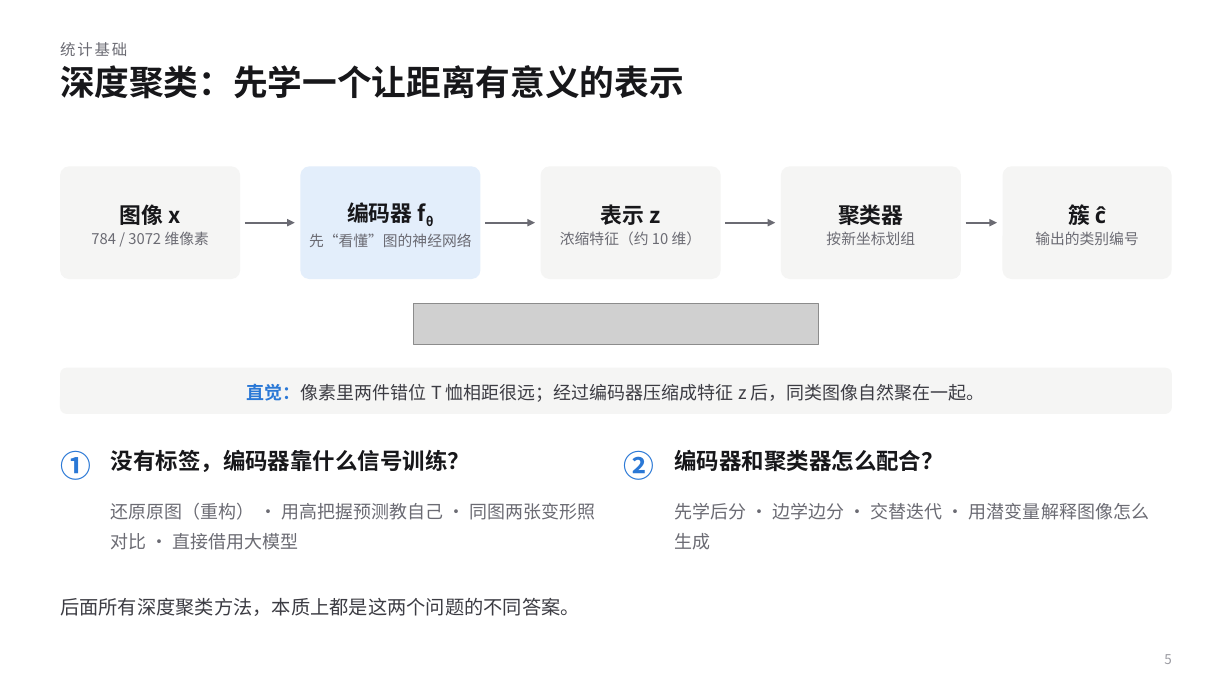
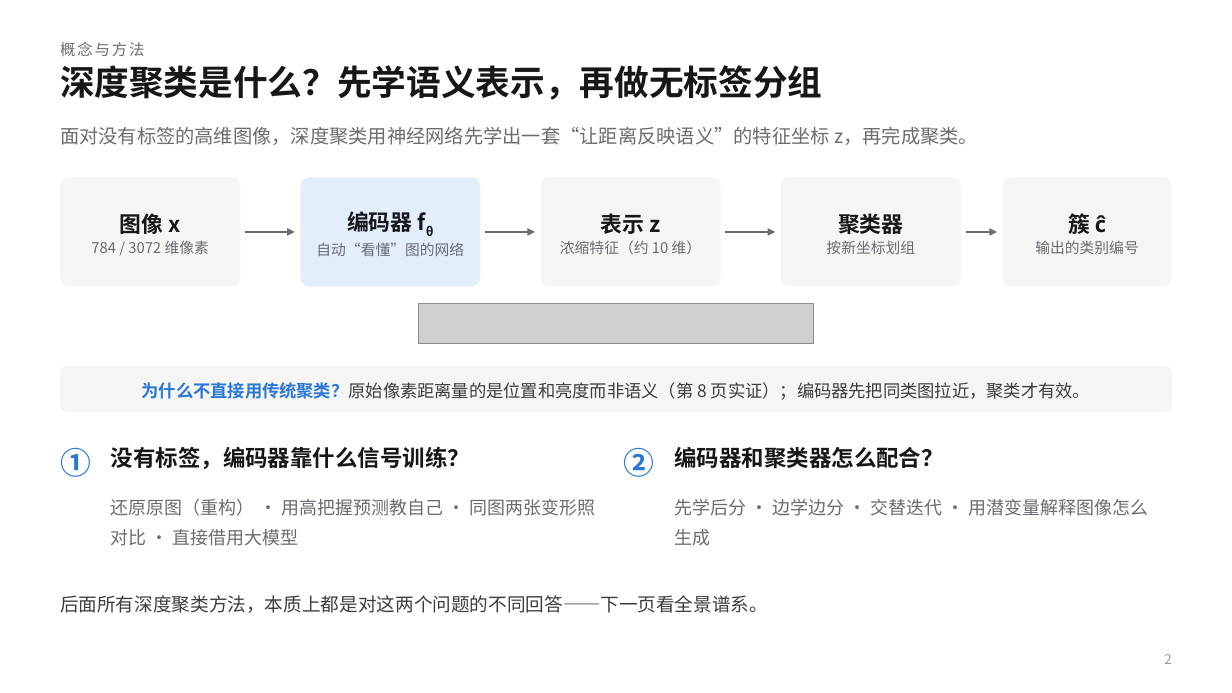
Before and after one commit to KQYaili/DeepClustering-Survey, a slide deck: slide 2 of presentation/deep-clustering-evolution-selection-guide.pptx (slide 5 before the commit). Drawn at 1232x693 pixels with LibreOffice and Linux fonts; fonts in the diff are those of the drawing; grey boxes stand for pictures. Boxes give left, top, right and bottom in pixels: in the first picture for what was removed or moved away, otherwise in the second. Text is boxed around its words. In the diff, an @@ line names an element or a change of style, - is before the commit and + after.

```diff
--- a/presentation/deep-clustering-evolution-selection-guide.pptx
+++ b/presentation/deep-clustering-evolution-selection-guide.pptx
@@ text at (x1=60, y1=42, x2=145, y2=56): text changed @@
-统计基础
+概念与方法
@@ text at (x1=60, y1=65, x2=822, y2=100): text changed @@
-深度聚类：先学一个让距离有意义的表示
+深度聚类是什么？先学语义表示，再做无标签分组
@@ text added at (x1=60, y1=127, x2=978, y2=145), 15 pt, text #6B6B73 @@
+面对没有标签的高维图像，深度聚类用神经网络先学出一套“让距离反映语义”的特征坐标 z，再完成聚类。
@@ 5 texts, 5 rounded rectangles, 4 arrows moved together from (x1=60, y1=166, x2=1172, y2=279) to (x1=60, y1=177, x2=1172, y2=287) @@
@@ text at (x1=316, y1=242, x2=464, y2=256): text changed @@
-先“看懂”图的神经网络
+自动“看懂”图的网络
@@ picture resized from (x1=414, y1=303, x2=818, y2=345) to (x1=419, y1=303, x2=813, y2=344) @@
@@ text at (x1=142, y1=382, x2=1090, y2=400): text changed; size 14 to 13.5 pt @@
-直觉：像素里两件错位 T 恤相距很远；经过编码器压缩成特征 z 后，同类图像自然聚在一起。
+为什么不直接用传统聚类？原始像素距离量的是位置和亮度而非语义（第 8 页实证）；编码器先把同类图拉近，聚类才有效。
@@ text "还原原图（重构） · 用高把握预测教自己 · 同图两张变形照对比 ..." moved from (x1=111, y1=503, x2=595, y2=550) to (x1=111, y1=499, x2=595, y2=546) @@
@@ text "先学后分 · 边学边分 · 交替迭代 ..." moved from (x1=674, y1=503, x2=1149, y2=550) to (x1=674, y1=499, x2=1149, y2=546) @@
@@ text at (x1=60, y1=595, x2=768, y2=613): text changed; size 15 to 14.5 pt @@
-后面所有深度聚类方法，本质上都是这两个问题的不同答案。
+后面所有深度聚类方法，本质上都是对这两个问题的不同回答——下一页看全景谱系。
@@ text at (x1=1164, y1=654, x2=1171, y2=664): text changed @@
-5
+2
```
Also in this commit, not shown: 26 other slides changed, 2 slides added, 8 other files.
